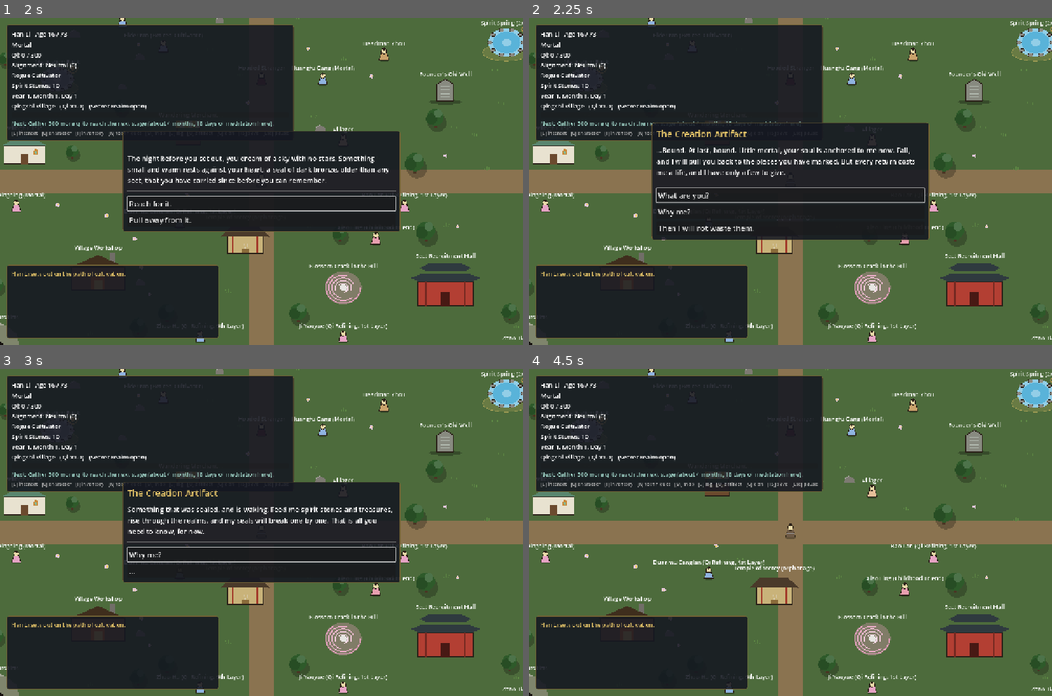
Above: before the commit, frames 1-4 (two rows, left to right).
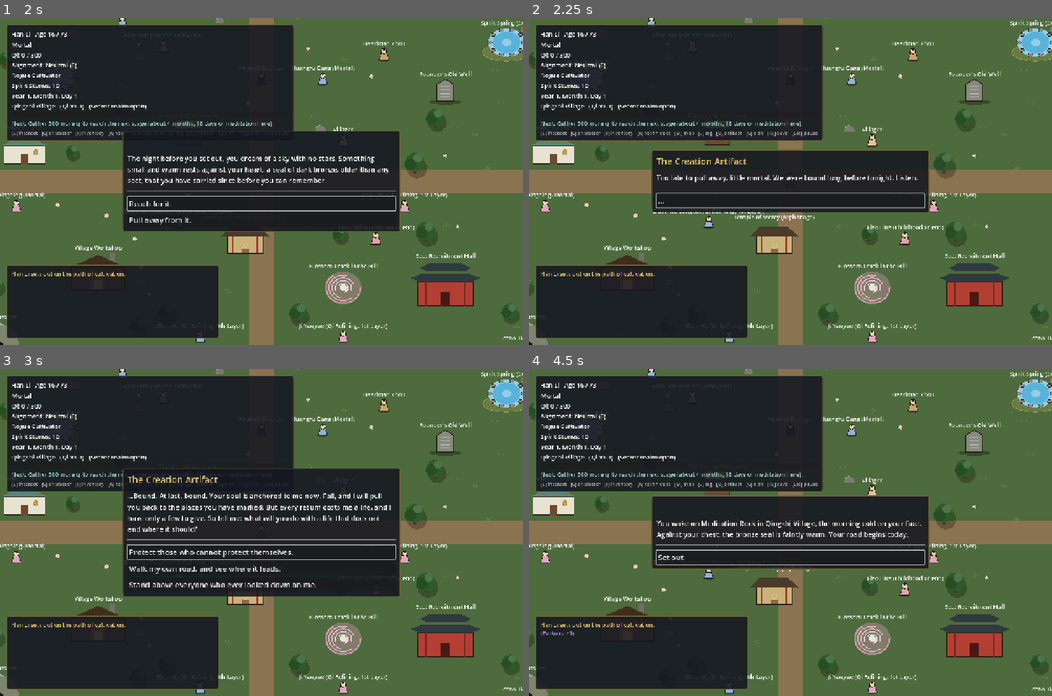
Above: after the commit, the same moments.

Repository: samridghimire/cultivation-game
Game: Godot game, scene res://src/ui/main_menu.tscn
Two runs of this game, one before a commit and one after it. Both use one fixed random seed, a clock stepped at 60 frames per second and the inputs below.
Inputs (mouse positions are in pixels of both pictures, inside the frame that each line leads up to):
- Up to frame 1 (2 s): click "New Game" at 0.5 s; click "Begin" at 1.25 s
- Up to frame 2 (2.25 s): click "Pull away from it." at 2 s
- Up to frame 3 (3 s): click (261, 552) at 2.75 s, where only the run after the commit has a clickable "..."
- Up to frame 4 (4.5 s): click (790, 571) at 3.5 s, where only the run before the commit has a clickable "..."; click "Set out." (after the commit: "Then I will not waste them.") at 4.25 s

Frame 1 is identical in both runs. In frame 2, 9.7% of the frame differs, in the area x 23-77%, y 32-68%; in frame 3, 7.0%; in frame 4, 12%, in the area x 2-77%, y 38-82%.

Commit message:
[ART-006c] Artifact awakening choices and seal flavor
The awakening dialogue asks what the player will do with a life that does
not end where it should: righteous (alignment +20, Charisma +1), neutral
(Fortune +1) or ambitious (alignment -20, Comprehension +1), each with its
own reply and an intro_path_* world flag. New Effects key `attributes`
(validated in dialogues). Each artifact function has a flavor line posted
when its seal breaks; the origin stays vague.

Co-Authored-By: Claude Opus 5.5 <noreply@anthropic.com>
Claude-Session: https://claude.ai/code/session_01425iTeZ71nSBW6h3jMb864

Diff:
--- a/data/artifact.json
+++ b/data/artifact.json
@@ -1,5 +1,5 @@
 {
-  "_doc": "The Creation Artifact (see docs/DESIGN.md). start …(1039 unchanged characters)… storage, appraisal), name, description, unlock: {realm (optional realm id reache …(1073 unchanged characters)…
+  "_doc": "The Creation Artifact (see docs/DESIGN.md). start …(1039 unchanged characters)… storage, appraisal), name, description, flavor (optional, ART-006c: what the artifact says when this seal breaks; keep its maker and origin vague), unlock: {realm (optional realm id reache …(1073 unchanged characters)…
   "intro_event": "artifact_awakening",
   "starting_lives": 3,
   "max_lives": 9,
@@ -9,9 +9,9 @@
   "respawn": {"qi_loss_fraction": 0.3, "days": 7},
   "energy": {"stone_energy": 1, "item_energy_per_price": 0.5, "max_energy": 1000000},
   "functions": [
-    {"id": "storage", "name": "Storage Space", "description" …(84 unchanged characters)…  with your soul, even through death.", "unlock": {"realm": "qi_refining", "energy": 100}, "storage_slots": 12},
-    {"id": "appraisal", "name": "Appraising Eye", "descripti …(110 unchanged characters)…  of a treasure are laid bare to you.", "unlock": {"realm": "qi_refining", "energ …(345 unchanged characters)…
-    {"id": "inner_world", "name": "Inner World", "descriptio …(116 unchanged characters)… er there, and the body ages with it.", "unlock": {"realm": "foundation_establish …(74 unchanged characters)…
-    {"id": "spirit_garden", "name": "Spirit Garden", "descri …(94 unchanged characters)… its thick qi and its quickened time.", "unlock": {"realm": "foundation_establish …(528 unchanged characters)…
+    {"id": "storage", "name": "Storage Space", "description" …(84 unchanged characters)…  with your soul, even through death.", "flavor": "The artifact stirs against your chest. \"A pocket of nothing, folded small. Once whole armouries slept in it. Now it holds your pills. Well. Everyone starts somewhere.\"", "unlock": {"realm": "qi_refining", "energy": 100}, "storage_slots": 12},
+    {"id": "appraisal", "name": "Appraising Eye", "descripti …(110 unchanged characters)…  of a treasure are laid bare to you.", "flavor": "A cold voice seems to look out through your eyes. \"Roots, years, the grade of a blade... I have weighed greater things than these. Look closely, mortal. Most of what you meet is less than it seems.\"", "unlock": {"realm": "qi_refining", "energ …(345 unchanged characters)…
+    {"id": "inner_world", "name": "Inner World", "descriptio …(116 unchanged characters)… er there, and the body ages with it.", "flavor": "For a heartbeat you stand under a sky that is not the sky. \"This was a garden once, and then a prison, and then nothing at all. Breathe it in slowly. It remembers being bigger.\"", "unlock": {"realm": "foundation_establish …(74 unchanged characters)…
+    {"id": "spirit_garden", "name": "Spirit Garden", "descri …(94 unchanged characters)… its thick qi and its quickened time.", "flavor": "Black soil turns over in the valley inside the artifact. \"Plant, wait, harvest. Even the old powers had to eat. Do not ask what grew here before.\"", "unlock": {"realm": "foundation_establish …(528 unchanged characters)…
   ]
 }
--- a/data/dialogue/artifact_awakening.json
+++ b/data/dialogue/artifact_awakening.json
@@ -7,15 +7,37 @@
     "dream": {"speaker": "", "text": "The night before you set out, you dream of a sky with no stars. Something small and warm rests against your heart: a seal of dark bronze, older than any sect, that you have carried since before you can remember.",
       "choices": [
         {"label": "Reach for it.", "next": "voice"},
-        {"label": "Pull away from it.", "next": "voice"}
+        {"label": "Pull away from it.", "next": "voice_reluctant"}
       ]},
-    "voice": {"speaker": "The Creation Artifact", "text": "...Bound. At last, bound. Little mortal, your soul is anchored to me now. Fall, and I will pull you back to the places you have marked. But every return costs me a life, and I have only a few to give.",
+    "voice_reluctant": {"speaker": "The Creation Artifact", "text": "Too late to pull away, little mortal. We were bound long before tonight. Listen.",
+      "choices": [
+        {"label": "...", "next": "voice"}
+      ]},
+    "voice": {"speaker": "The Creation Artifact", "text": "...Bound. At last, bound. Your soul is anchored to me now. Fall, and I will pull you back to the places you have marked. But every return costs me a life, and I have only a few to give. So tell me: what will you do with a life that does not end where it should?",
+      "choices": [
+        {"label": "Protect those who cannot protect themselves.", "next": "path_righteous", "effects": {"alignment": 20, "attributes": {"charisma": 1}, "set_flag": "intro_path_righteous"}},
+        {"label": "Walk my own road, and see where it leads.", "next": "path_neutral", "effects": {"attributes": {"fortune": 1}, "set_flag": "intro_path_neutral"}},
+        {"label": "Stand above everyone who ever looked down on me.", "next": "path_ambitious", "effects": {"alignment": -20, "attributes": {"comprehension": 1}, "set_flag": "intro_path_ambitious"}}
+      ]},
+    "path_righteous": {"speaker": "The Creation Artifact", "text": "A shield, then. I have been carried by shields before. They break in the end, but some of them break beautifully. People will feel the warmth in you and trust it. Try to deserve that.",
       "choices": [
         {"label": "What are you?", "next": "what"},
         {"label": "Why me?", "next": "why"},
         {"label": "Then I will not waste them.", "next": "wake"}
       ]},
-    "what": {"speaker": "The Creation Artifact", "text": "Something that was sealed, and is waking. Feed me spirit stones and treasures, rise through the realms, and my seals will break one by one. That is all you need to know, for now.",
+    "path_neutral": {"speaker": "The Creation Artifact", "text": "No banner and no oath. Good. Banners burn and oaths rot, and the wind still blows. Heaven's luck favors those it cannot predict. Let us see where your road bends.",
+      "choices": [
+        {"label": "What are you?", "next": "what"},
+        {"label": "Why me?", "next": "why"},
+        {"label": "Then I will not waste them.", "next": "wake"}
+      ]},
+    "path_ambitious": {"speaker": "The Creation Artifact", "text": "Ha. Hunger. I know hunger better than anything in this world. Hunger sharpens the mind; let yours cut through every technique they hide from you. Only remember that those you climb over will remember you, too.",
+      "choices": [
+        {"label": "What are you?", "next": "what"},
+        {"label": "Why me?", "next": "why"},
+        {"label": "Then I will not waste them.", "next": "wake"}
+      ]},
+    "what": {"speaker": "The Creation Artifact", "text": "Something that was sealed, and is waking. Whoever made me is not your concern, and whoever broke me is not your concern yet. Feed me spirit stones and treasures, rise through the realms, and my seals will break one by one. That is all you need to know, for now.",
       "choices": [
         {"label": "Why me?", "next": "why"},
         {"label": "...", "next": "wake"}
--- a/src/autoload/game_state.gd
+++ b/src/autoload/game_state.gd
@@ -1889,6 +1889,8 @@
 	if result["ok"]:
 		var def := ArtifactFunctions.get_def(data, function_id)
 		EventBus.post("A seal on the Creation Artifact shatters: %s. %s" % [def.get("name", function_id), def.get("description", "")], "progress")
+		if String(def.get("flavor", "")) != "":
+			EventBus.post(String(def["flavor"]))
 	else:
 		EventBus.post(result["reason"], "warning")
 	EventBus.player_changed.emit()
--- a/src/core/systems/artifact_functions.gd
+++ b/src/core/systems/artifact_functions.gd
@@ -172,6 +172,8 @@
 			errors.append("artifact.json function '%s' has unknown realm '%s'" % [function_id, realm_id])
 		if unlock.has("function") and not KNOWN.has(String(unlock["function"])):
 			errors.append("artifact.json function '%s' needs unknown function '%s'" % [function_id, unlock["function"]])
+		if def.has("flavor") and not (def["flavor"] is String):
+			errors.append("artifact.json function '%s' flavor must be text" % function_id)
 		if int(unlock.get("energy", 0)) < 0:
 			errors.append("artifact.json function '%s' needs energy >= 0" % function_id)
 		if function_id == "storage" and int(def.get("storage_slots", 0)) < 1:
--- a/src/core/systems/dialogue.gd
+++ b/src/core/systems/dialogue.gd
@@ -160,6 +160,9 @@
 			for item_id in choice.get("effects", {}).get("items", {}):
 				if not data.items.has(item_id):
 					errors.append("Dialogue '%s' node '%s' references unknown item '%s'" % [id, node_id, item_id])
+			for attr_id in choice.get("effects", {}).get("attributes", {}):
+				if not data.attribute_ids().has(attr_id):
+					errors.append("Dialogue '%s' node '%s' changes unknown attribute '%s'" % [id, node_id, attr_id])
 			var tech: String = choice.get("effects", {}).get("learn_technique", "")
 			if tech != "" and not data.techniques.has(tech):
 				errors.append("Dialogue '%s' node '%s' teaches unknown technique '%s'" % [id, node_id, tech])
--- a/src/core/systems/effects.gd
+++ b/src/core/systems/effects.gd
@@ -18,6 +18,7 @@
 ##   reputation: {sect_id: int} change reputation with sects (see reputation.gd)
 ##   witnessed: bool            the alignment change was seen: every sect's reputation
 ##                              moves by alignment * its deed_scale (data/sects.json)
+##   attributes: {attr_id: int} raise (or lower) attributes (data/attributes.json ids)
 ##   bloodline: String          grant a bloodline (data/bloodlines.json) to someone who has
 ##                              none; it awakens at once if they are past its awaken_realm
 
@@ -88,6 +89,11 @@
 			notes.append(note)
 	if effects.has("bloodline") and Bloodlines.grant(c, data, String(effects["bloodline"])):
 		notes.append("Your blood now carries the %s%s" % [Bloodlines.bloodline_name(data, c.bloodline), ", and it awakens" if c.bloodline_awakened else ""])
+	var attribute_changes: Dictionary = effects.get("attributes", {})
+	for attr_id in attribute_changes:
+		var delta := int(attribute_changes[attr_id])
+		c.attributes[attr_id] = c.attribute(attr_id) + delta
+		notes.append("%s %+d" % [String(attr_id).capitalize(), delta])
 	if effects.has("set_flag"):
 		flags[effects["set_flag"]] = true
 	return notes
--- /dev/null
+++ b/tests/unit/test_artifact_intro.gd
@@ -0,0 +1,79 @@
+extends TestCase
+## ART-006c: the artifact awakening's three answers (small alignment, attribute
+## and flag effects), the `attributes` effect key and artifact function flavor.
+
+
+func _root() -> Node:
+	return (Engine.get_main_loop() as SceneTree).root
+
+
+func test_attributes_effect() -> void:
+	var c := new_character()
+	var before := c.attribute("fortune")
+	var notes := Effects.apply(c, data(), {"attributes": {"fortune": 2, "charisma": -1}}, {})
+	assert_eq(c.attribute("fortune"), before + 2)
+	assert_true(notes.has("Fortune +2"), str(notes))
+	assert_true(notes.has("Charisma -1"), str(notes))
+
+
+func test_dialogue_validation_rejects_unknown_attributes() -> void:
+	var dialogue := {"id": "bad", "entries": [{"node": "a"}], "nodes": {"a": {"text": "x", "choices": [{"label": "y", "next": "end", "effects": {"attributes": {"luckiness": 1}}}]}}}
+	var errors := Dialogue.validate(dialogue, data())
+	assert_true(Array(errors).any(func(e: String) -> bool: return e.contains("unknown attribute 'luckiness'")), str(errors))
+
+
+func test_every_function_has_flavor() -> void:
+	for def: Dictionary in data().artifact["functions"]:
+		assert_true(String(def.get("flavor", "")) != "", "%s has flavor text" % def["id"])
+
+
+## Plays the intro, answering the "what will you do" question with the choice
+## whose effects set `flag`.
+func _play_intro(gs: Node, flag: String) -> void:
+	gs.start_pending_event()
+	var steps := 0
+	while gs.in_dialogue() and steps < 12:
+		var choices: Array = gs.dialogue_view()["choices"]
+		var pick: int = int(choices[-1]["index"])  # the last choice moves the story on
+		for choice: Dictionary in choices:
+			if String(choice["label"]).contains(_label_for(flag)):
+				pick = int(choice["index"])
+		gs.choose_dialogue(pick)
+		steps += 1
+
+
+func _label_for(flag: String) -> String:
+	return {"intro_path_righteous": "Protect", "intro_path_neutral": "Walk my own road", "intro_path_ambitious": "Stand above"}[flag]
+
+
+func test_intro_answers_shape_the_character() -> void:
+	var gs: Node = _root().get_node("GameState")
+	var expected := {
+		"intro_path_righteous": ["charisma", 20],
+		"intro_path_neutral": ["fortune", 0],
+		"intro_path_ambitious": ["comprehension", -20],
+	}
+	for flag: String in expected:
+		var c := CharacterFactory.create("Bearer", gs.data, seeded_rng())
+		var attr: String = expected[flag][0]
+		var before := c.attribute(attr)
+		var alignment := c.alignment
+		gs.start_session(c)
+		_play_intro(gs, flag)
+		assert_false(gs.in_dialogue(), "the intro ends")
+		assert_true(gs.world_flags.get(flag, false), flag)
+		assert_eq(c.attribute(attr), before + 1, "%s raises %s" % [flag, attr])
+		assert_eq(c.alignment - alignment, int(expected[flag][1]))
+		gs.end_session()
+
+
+func test_unsealing_posts_the_flavor() -> void:
+	var gs: Node = _root().get_node("GameState")
+	var c := CharacterFactory.create("Bearer", gs.data, seeded_rng())
+	gs.start_session(c)
+	c.realm_index = gs.data.realm_index_of("qi_refining")
+	c.artifact_energy = 1000
+	gs.unlock_artifact_function("storage")
+	var flavor := String(ArtifactFunctions.get_def(gs.data, "storage")["flavor"])
+	assert_true(EventBus.history.any(func(e: Dictionary) -> bool: return e["text"] == flavor))
+	gs.end_session()
Not shown, added: tests/unit/test_artifact_intro.gd.uid
Not shown, changed: docs/BACKLOG.md
Not shown, changed: docs/CHANGELOG.md
